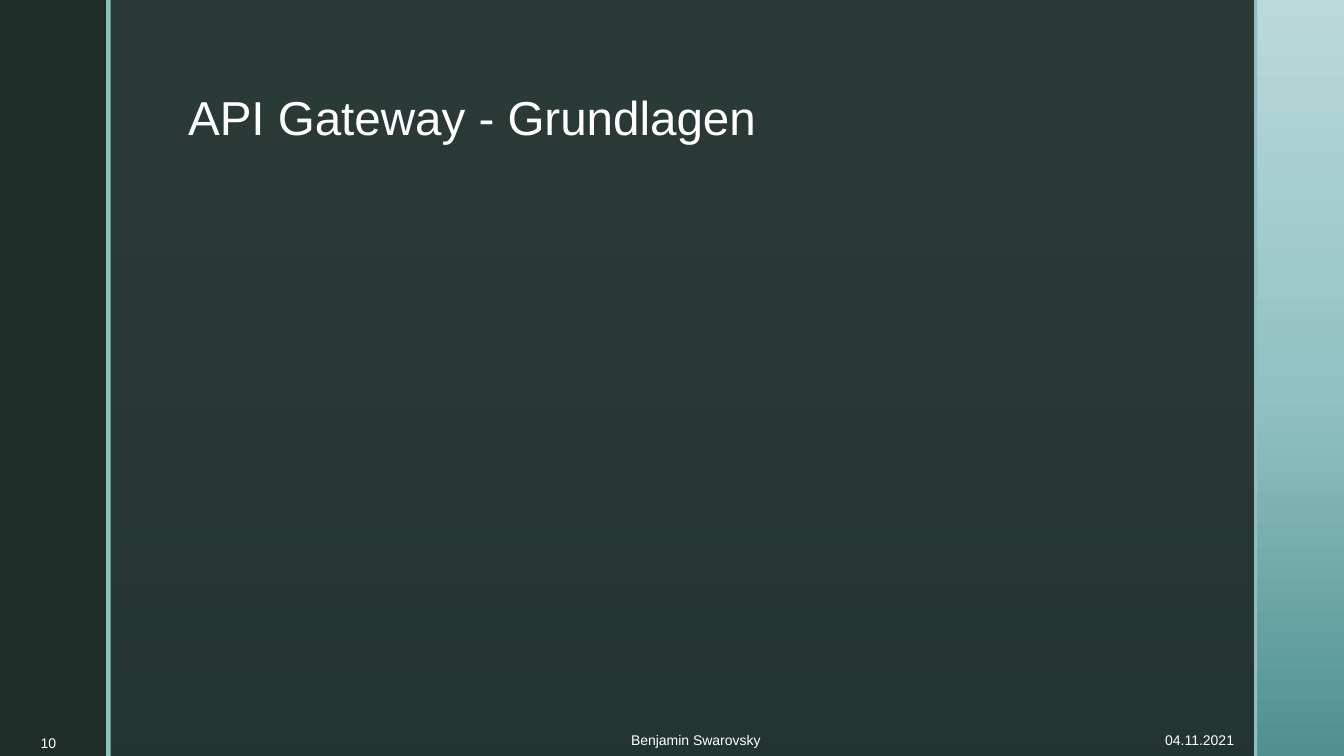
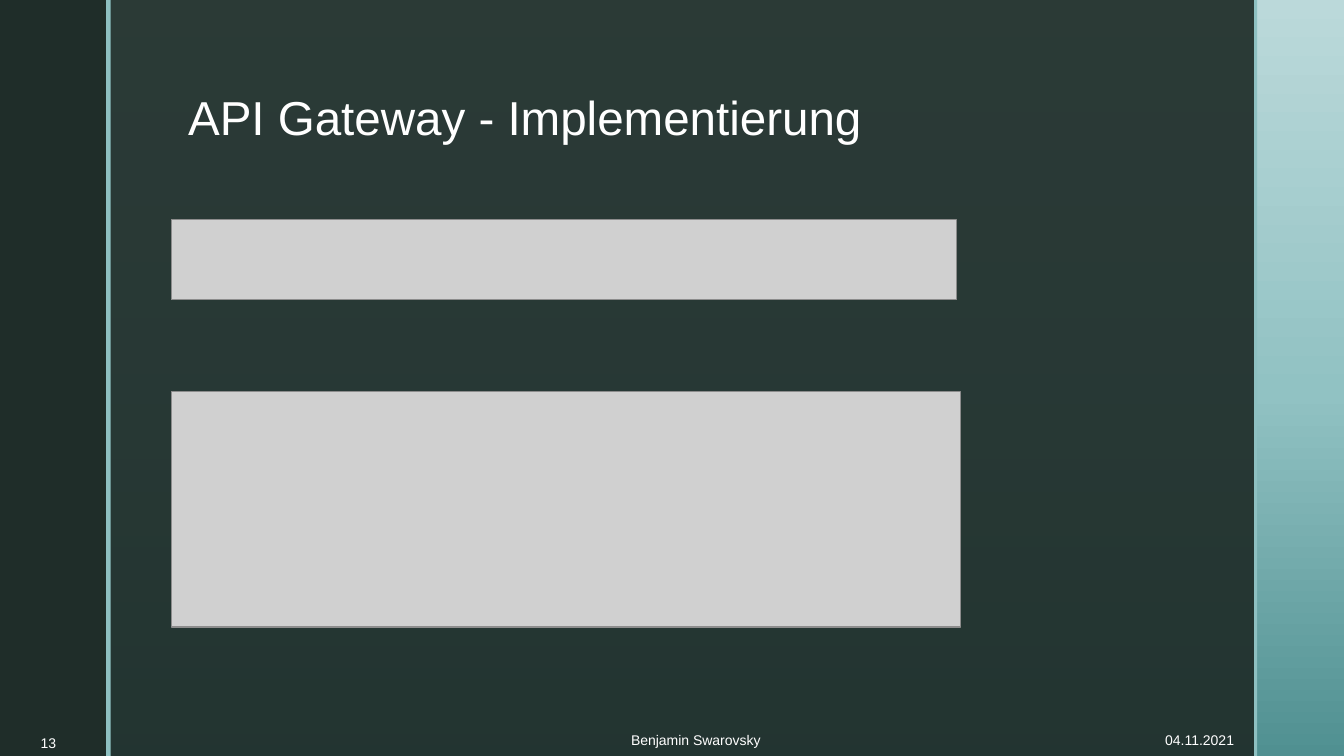
Before and after one commit to BenjaminS01/Abschluss, a slide deck: slide 13 of Vortrag.pptx (slide 10 before the commit). Drawn at 1344x756 pixels with LibreOffice and Linux fonts; fonts in the diff are those of the drawing; grey boxes stand for pictures; background and template pictures are left out. Boxes give left, top, right and bottom in pixels: in the first picture for what was removed or moved away, otherwise in the second. Text is boxed around its words. In the diff, an @@ line names an element or a change of style, - is before the commit and + after.

Commit message:
Vortrag Gateway und Load Balancer

```diff
--- a/Vortrag.pptx
+++ b/Vortrag.pptx
@@ title at (188, 100, 862, 144): text changed @@
-API Gateway - Grundlagen
+API Gateway - Implementierung
@@ picture added at (171, 220, 957, 299) @@
@@ picture added at (171, 392, 961, 627) @@
@@ page number at (41, 738, 57, 748): text changed @@
-10
+13
```
Also in this commit, not shown: 3 other slides changed, 3 slides added.
